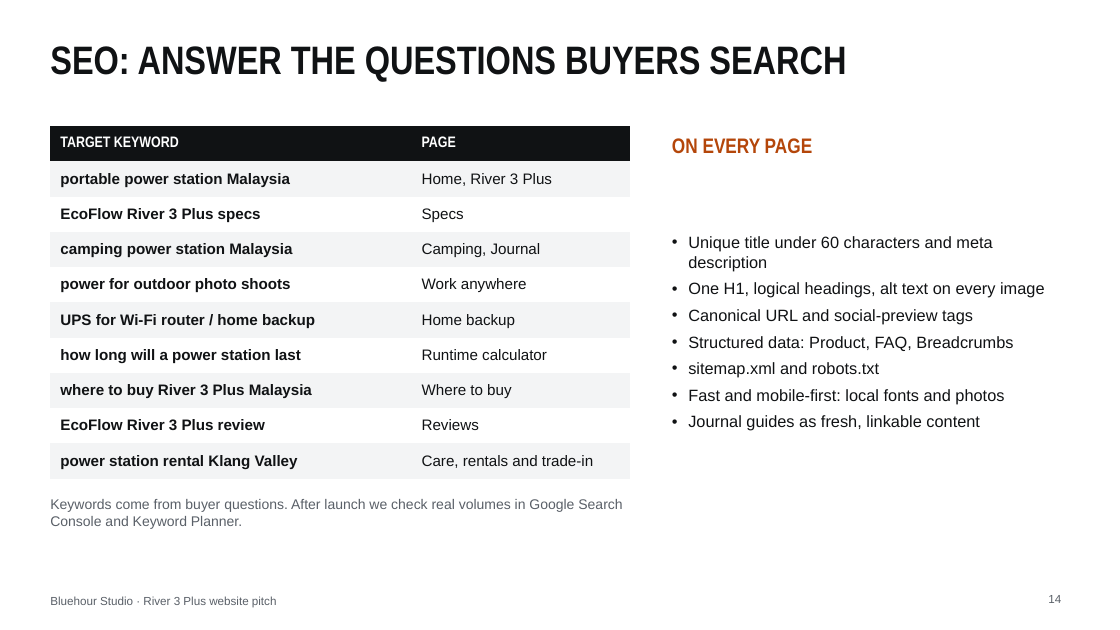
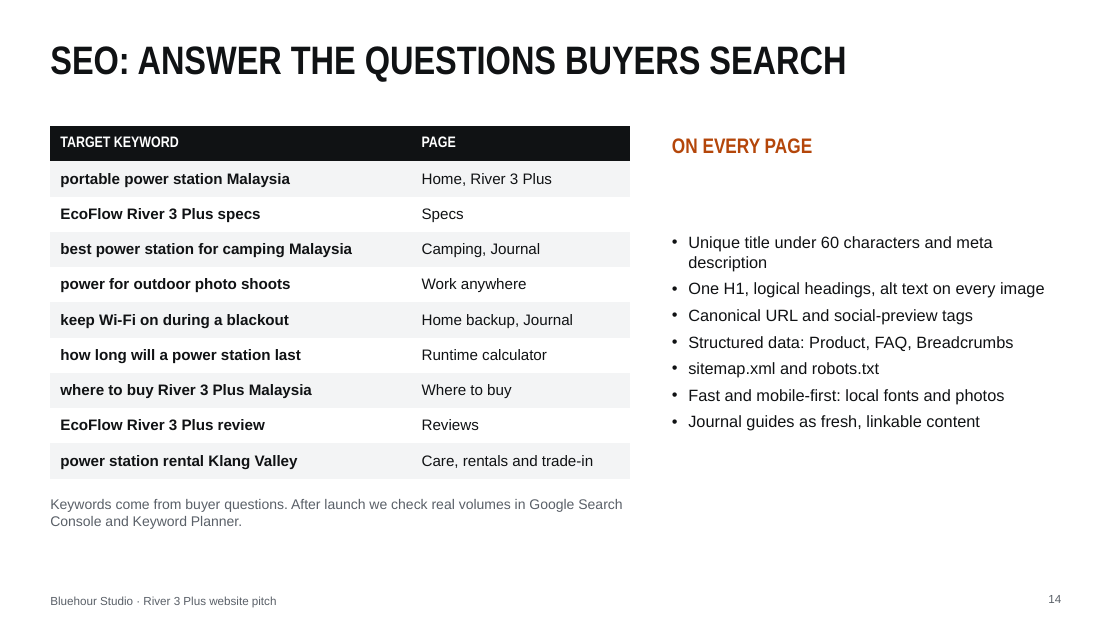
Before and after one commit to thecpinsiders/CS2024-Project-Website, a slide deck: slide 14 of Bluehour-Pitch-Deck.pptx. Drawn at 1120x630 pixels with LibreOffice and Linux fonts; fonts in the diff are those of the drawing. Boxes give left, top, right and bottom in pixels: in the first picture for what was removed or moved away, otherwise in the second. Text is boxed around its words. In the diff, an @@ line names an element or a change of style, - is before the commit and + after.

```diff
--- a/Bluehour-Pitch-Deck.pptx
+++ b/Bluehour-Pitch-Deck.pptx
@@ table at [50,126,630,479] @@
-row 4, column 1: camping power station Malaysia
+row 4, column 1: best power station for camping Malaysia
-row 6, column 1: UPS for Wi-Fi router / home backup
+row 6, column 1: keep Wi-Fi on during a blackout
-row 6, column 2: Home backup
+row 6, column 2: Home backup, Journal
```
Also in this commit, not shown: 5 other slides changed, 2 slides added, 19 other files.
